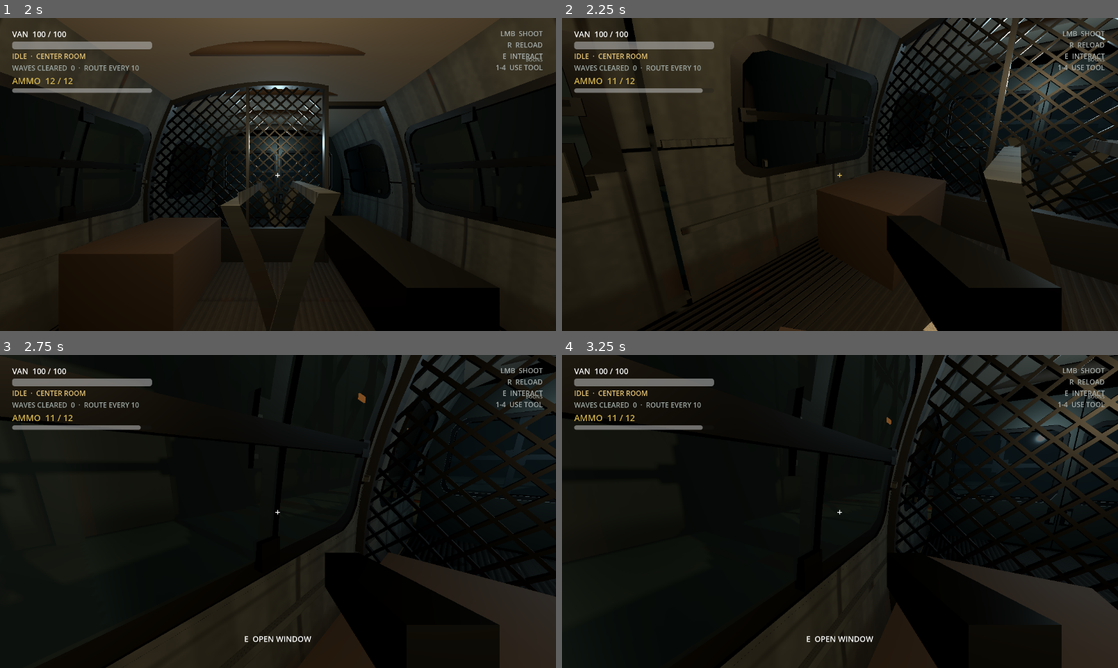
Above: before the commit, frames 1-4 (two rows, left to right).
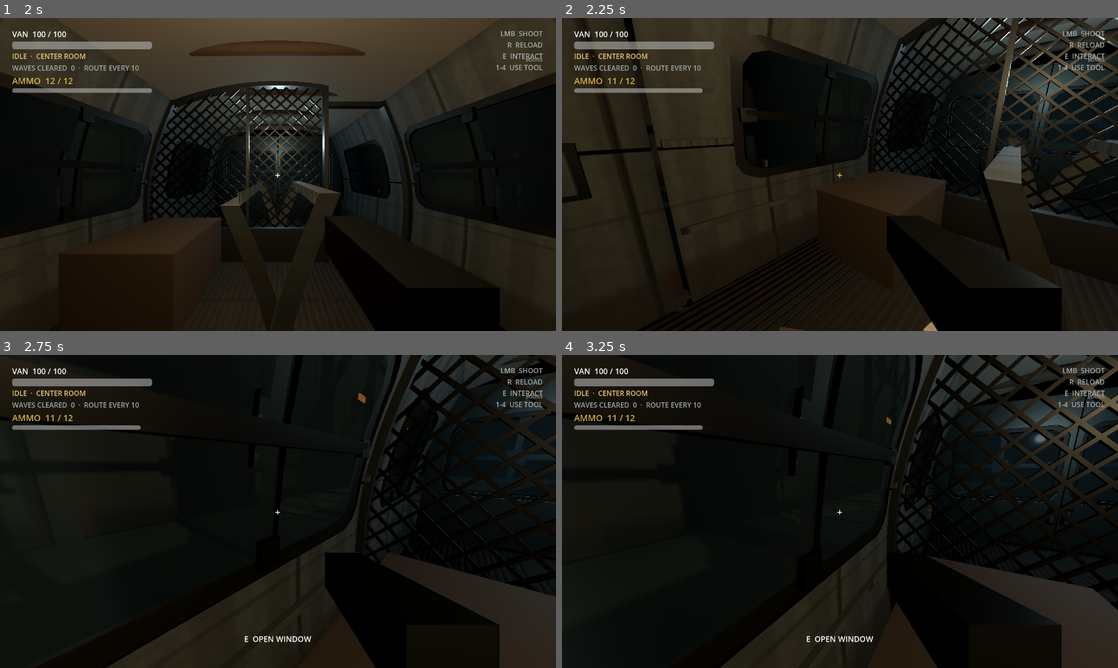
Above: after the commit, the same moments.

Repository: SebastianFreitas/van-gunner
Game: Godot game, scene res://scenes/boot/boot.tscn
Same seed, same stepped clock (60 frames per second), same inputs: the game is played once before the commit and once after it.
Inputs (mouse positions are in pixels of both pictures, inside the frame that each line leads up to):
- Up to frame 1 (2 s): tap Enter at 0.5 s; move the mouse to (400, 158) at 0.52 s; hold D (move_right) 0.53-1.25 s; hold E (interact) 0.53-1.25 s; click "SLOT 1 · NEW RUN" at 1.25 s
- Up to frame 2 (2.25 s): tap Space at 2 s; move the mouse to (812, 174) at 2.02 s; hold W (move_forward) from 2.03 s (still down); click (812, 174) at 2.1 s
- Up to frame 3 (2.75 s): keep holding W (move_forward)
- Up to frame 4 (3.25 s): keep holding W (move_forward); move the mouse to (851, 505) at 2.77 s; hold 1 (use_slot_1) from 2.78 s (still down)

Frame 1 is identical in both runs. In frame 2, 0.9% of the frame differs, in the area x 0-10%, y 5-56%; in frame 3, less than 0.1%; in frame 4, less than 0.1%.

Commit message:
Remove side-door windows and their agile breach targets.
Solid sliding door panels replace window cutouts; side-door window breach points are dropped so agile enemies only target rear panes and cargo side windows.

Co-authored-by: Cursor <cursoragent@cursor.com>

Diff:
--- a/scenes/van/van.tscn
+++ b/scenes/van/van.tscn
@@ -138,9 +138,6 @@
 [sub_resource type="BoxShape3D" id="SideWindowInteractShape"]
 size = Vector3(0.2, 1.36, 2.4)
 
-[sub_resource type="BoxShape3D" id="SideDoorGlassShape"]
-size = Vector3(0.22, 0.94, 1.9)
-
 [sub_resource type="BoxShape3D" id="SideDoorShape"]
 size = Vector3(0.18, 3.05, 2.53)
 
@@ -664,12 +661,6 @@
 operation = 2
 size = Vector3(0.05, 2.55, 2.2)
 
-[node name="WindowCut" type="CSGPolygon3D" parent="TravelPath/VanFollow/VanRig/Interior/Shell/SideDoors/Left/Panel" unique_id=1239395783]
-transform = Transform3D(0, 0, 1, 0, 1, 0, -1, 0, 0, 0.12, 0.25, 0)
-operation = 2
-polygon = PackedVector2Array(-0.85, -0.55, -0.97, -0.49, -1.05, -0.38, -1.05, 0.38, -0.97, 0.49, -0.85, 0.55, 0.85, 0.55, 0.97, 0.49, 1.05, 0.38, 1.05, -0.38, 0.97, -0.49, 0.85, -0.55)
-depth = 0.32
-
 [node name="BeltLine" type="CSGBox3D" parent="TravelPath/VanFollow/VanRig/Interior/Shell/SideDoors/Left/Panel" unique_id=2138034271]
 transform = Transform3D(1, 0, 0, 0, 1, 0, 0, 0, 1, 0.09, -0.05, 0)
 operation = 2
@@ -679,45 +670,6 @@
 transform = Transform3D(1, 0, 0, 0, 1, 0, 0, 0, 1, 0.09, -0.85, 0)
 operation = 2
 size = Vector3(0.04, 0.04, 2.2)
-
-[node name="WindowFrame" type="CSGCombiner3D" parent="TravelPath/VanFollow/VanRig/Interior/Shell/SideDoors/Left" unique_id=896779989]
-transform = Transform3D(0, 0, 1, 0, 1, 0, -1, 0, 0, 0.02, 0.25, 0)
-
-[node name="Outer" type="CSGPolygon3D" parent="TravelPath/VanFollow/VanRig/Interior/Shell/SideDoors/Left/WindowFrame" unique_id=127773518]
-polygon = PackedVector2Array(-0.9, -0.6, -1.03, -0.535, -1.12, -0.42, -1.12, 0.42, -1.03, 0.535, -0.9, 0.6, 0.9, 0.6, 1.03, 0.535, 1.12, 0.42, 1.12, -0.42, 1.03, -0.535, 0.9, -0.6)
-depth = 0.06
-material = SubResource("RearWindowFrameMaterial")
-
-[node name="InnerCut" type="CSGPolygon3D" parent="TravelPath/VanFollow/VanRig/Interior/Shell/SideDoors/Left/WindowFrame" unique_id=2024020408]
-transform = Transform3D(1, 0, 0, 0, 1, 0, 0, 0, 1, 0, 0, 0.01)
-operation = 2
-polygon = PackedVector2Array(-0.76, -0.48, -0.88, -0.43, -0.96, -0.33, -0.96, 0.33, -0.88, 0.43, -0.76, 0.48, 0.76, 0.48, 0.88, 0.43, 0.96, 0.33, 0.96, -0.33, 0.88, -0.43, 0.76, -0.48)
-depth = 0.1
-
-[node name="WindowGlass" type="CSGPolygon3D" parent="TravelPath/VanFollow/VanRig/Interior/Shell/SideDoors/Left" unique_id=408565394]
-transform = Transform3D(0, 0, 1, 0, 1, 0, -1, 0, 0, 0.06, 0.25, 0)
-polygon = PackedVector2Array(-0.76, -0.48, -0.88, -0.43, -0.96, -0.33, -0.96, 0.33, -0.88, 0.43, -0.76, 0.48, 0.76, 0.48, 0.88, 0.43, 0.96, 0.33, 0.96, -0.33, 0.88, -0.43, 0.76, -0.48)
-depth = 0.04
-material = SubResource("RearWindowGlassMaterial")
-
-[node name="IronCross" parent="TravelPath/VanFollow/VanRig/Interior/Shell/SideDoors/Left" unique_id=1696643151 instance=ExtResource("22")]
-transform = Transform3D(0, 0, -1, 0, 1, 0, 1, 0, 0, 0.035, 0.25, 0)
-span_width = 1.9
-span_height = 0.94
-bar_width = 0.075
-plate_size = 0.22
-rivet_size = 0.038
-end_pad_size = 0.13
-
-[node name="BreakableGlass" type="Area3D" parent="TravelPath/VanFollow/VanRig/Interior/Shell/SideDoors/Left" unique_id=1847293015]
-transform = Transform3D(1, 0, 0, 0, 1, 0, 0, 0, 1, 0.06, 0.25, 0)
-collision_layer = 4
-collision_mask = 0
-monitoring = false
-script = ExtResource("18")
-
-[node name="Collision" type="CollisionShape3D" parent="TravelPath/VanFollow/VanRig/Interior/Shell/SideDoors/Left/BreakableGlass" unique_id=1847293016]
-shape = SubResource("SideDoorGlassShape")
 
 [node name="Handle" type="CSGCombiner3D" parent="TravelPath/VanFollow/VanRig/Interior/Shell/SideDoors/Left" unique_id=1199291887]
 transform = Transform3D(1, 0, 0, 0, 1, 0, 0, 0, 1, 0.14, -0.15, 0.85)
@@ -763,12 +715,6 @@
 operation = 2
 size = Vector3(0.05, 2.55, 2.2)
 
-[node name="WindowCut" type="CSGPolygon3D" parent="TravelPath/VanFollow/VanRig/Interior/Shell/SideDoors/Right/Panel" unique_id=425401244]
-transform = Transform3D(0, 0, -1, 0, 1, 0, 1, 0, 0, -0.12, 0.25, 0)
-operation = 2
-polygon = PackedVector2Array(-0.85, -0.55, -0.97, -0.49, -1.05, -0.38, -1.05, 0.38, -0.97, 0.49, -0.85, 0.55, 0.85, 0.55, 0.97, 0.49, 1.05, 0.38, 1.05, -0.38, 0.97, -0.49, 0.85, -0.55)
-depth = 0.32
-
 [node name="BeltLine" type="CSGBox3D" parent="TravelPath/VanFollow/VanRig/Interior/Shell/SideDoors/Right/Panel" unique_id=1452546287]
 transform = Transform3D(1, 0, 0, 0, 1, 0, 0, 0, 1, -0.09, -0.05, 0)
 operation = 2
@@ -778,45 +724,6 @@
 transform = Transform3D(1, 0, 0, 0, 1, 0, 0, 0, 1, -0.09, -0.85, 0)
 operation = 2
 size = Vector3(0.04, 0.04, 2.2)
-
-[node name="WindowFrame" type="CSGCombiner3D" parent="TravelPath/VanFollow/VanRig/Interior/Shell/SideDoors/Right" unique_id=812845470]
-transform = Transform3D(0, 0, -1, 0, 1, 0, 1, 0, 0, -0.02, 0.25, 0)
-
-[node name="Outer" type="CSGPolygon3D" parent="TravelPath/VanFollow/VanRig/Interior/Shell/SideDoors/Right/WindowFrame" unique_id=1131451236]
-polygon = PackedVector2Array(-0.9, -0.6, -1.03, -0.535, -1.12, -0.42, -1.12, 0.42, -1.03, 0.535, -0.9, 0.6, 0.9, 0.6, 1.03, 0.535, 1.12, 0.42, 1.12, -0.42, 1.03, -0.535, 0.9, -0.6)
-depth = 0.06
-material = SubResource("RearWindowFrameMaterial")
-
-[node name="InnerCut" type="CSGPolygon3D" parent="TravelPath/VanFollow/VanRig/Interior/Shell/SideDoors/Right/WindowFrame" unique_id=240566074]
-transform = Transform3D(1, 0, 0, 0, 1, 0, 0, 0, 1, 0, 0, 0.01)
-operation = 2
-polygon = PackedVector2Array(-0.76, -0.48, -0.88, -0.43, -0.96, -0.33, -0.96, 0.33, -0.88, 0.43, -0.76, 0.48, 0.76, 0.48, 0.88, 0.43, 0.96, 0.33, 0.96, -0.33, 0.88, -0.43, 0.76, -0.48)
-depth = 0.1
-
-[node name="WindowGlass" type="CSGPolygon3D" parent="TravelPath/VanFollow/VanRig/Interior/Shell/SideDoors/Right" unique_id=998923734]
-transform = Transform3D(0, 0, -1, 0, 1, 0, 1, 0, 0, -0.06, 0.25, 0)
-polygon = PackedVector2Array(-0.76, -0.48, -0.88, -0.43, -0.96, -0.33, -0.96, 0.33, -0.88, 0.43, -0.76, 0.48, 0.76, 0.48, 0.88, 0.43, 0.96, 0.33, 0.96, -0.33, 0.88, -0.43, 0.76, -0.48)
-depth = 0.04
-material = SubResource("RearWindowGlassMaterial")
-
-[node name="IronCross" parent="TravelPath/VanFollow/VanRig/Interior/Shell/SideDoors/Right" unique_id=1666081022 instance=ExtResource("22")]
-transform = Transform3D(0, 0, 1, 0, 1, 0, -1, 0, 0, -0.035, 0.25, 0)
-span_width = 1.9
-span_height = 0.94
-bar_width = 0.075
-plate_size = 0.22
-rivet_size = 0.038
-end_pad_size = 0.13
-
-[node name="BreakableGlass" type="Area3D" parent="TravelPath/VanFollow/VanRig/Interior/Shell/SideDoors/Right" unique_id=1847293017]
-transform = Transform3D(1, 0, 0, 0, 1, 0, 0, 0, 1, -0.06, 0.25, 0)
-collision_layer = 4
-collision_mask = 0
-monitoring = false
-script = ExtResource("18")
-
-[node name="Collision" type="CollisionShape3D" parent="TravelPath/VanFollow/VanRig/Interior/Shell/SideDoors/Right/BreakableGlass" unique_id=1847293018]
-shape = SubResource("SideDoorGlassShape")
 
 [node name="Handle" type="CSGCombiner3D" parent="TravelPath/VanFollow/VanRig/Interior/Shell/SideDoors/Right" unique_id=2107383434]
 transform = Transform3D(1, 0, 0, 0, 1, 0, 0, 0, 1, -0.14, -0.15, 0.85)
@@ -1263,34 +1170,6 @@
 
 [node name="Entry" type="Marker3D" parent="TravelPath/VanFollow/VanRig/EnemyContainer/BreachController/SideDoorRight" unique_id=2100462806]
 transform = Transform3D(0, 0, 1, 0, 1, 0, -1, 0, 0, 1.7, 1.62, -3.485)
-
-[node name="SideDoorLeftWindow" type="Node3D" parent="TravelPath/VanFollow/VanRig/EnemyContainer/BreachController" unique_id=2100462807]
-script = ExtResource("17")
-point_id = &"side_door_left_window"
-kind = 3
-priority = 3
-door_side = &"left"
-bars_path = NodePath("../../../Interior/Shell/SideDoors/Left/IronCross")
-
-[node name="Outside" type="Marker3D" parent="TravelPath/VanFollow/VanRig/EnemyContainer/BreachController/SideDoorLeftWindow" unique_id=2100462808]
-transform = Transform3D(0, 0, -1, 0, 1, 0, 1, 0, 0, -3.16, 1.85, -3.485)
-
-[node name="Entry" type="Marker3D" parent="TravelPath/VanFollow/VanRig/EnemyContainer/BreachController/SideDoorLeftWindow" unique_id=2100462809]
-transform = Transform3D(0, 0, -1, 0, 1, 0, 1, 0, 0, -1.7, 1.85, -3.485)
-
-[node name="SideDoorRightWindow" type="Node3D" parent="TravelPath/VanFollow/VanRig/EnemyContainer/BreachController" unique_id=2100462810]
-script = ExtResource("17")
-point_id = &"side_door_right_window"
-kind = 3
-priority = 3
-door_side = &"right"
-bars_path = NodePath("../../../Interior/Shell/SideDoors/Right/IronCross")
-
-[node name="Outside" type="Marker3D" parent="TravelPath/VanFollow/VanRig/EnemyContainer/BreachController/SideDoorRightWindow" unique_id=2100462811]
-transform = Transform3D(0, 0, 1, 0, 1, 0, -1, 0, 0, 3.16, 1.85, -3.485)
-
-[node name="Entry" type="Marker3D" parent="TravelPath/VanFollow/VanRig/EnemyContainer/BreachController/SideDoorRightWindow" unique_id=2100462812]
-transform = Transform3D(0, 0, 1, 0, 1, 0, -1, 0, 0, 1.7, 1.85, -3.485)
 
 [node name="Player" parent="TravelPath/VanFollow/VanRig" unique_id=88569583 instance=ExtResource("2")]
 transform = Transform3D(-1, 0, 2.5351817e-06, 0, 1, 0, -2.5351817e-06, 0, -1, 0, 0.05, -2.7)
--- a/scripts/run/breach_controller.gd
+++ b/scripts/run/breach_controller.gd
@@ -37,7 +37,7 @@
 
 
 ## Door mobs: rear doors, then side cargo doors.
-## Agile mobs: windows only — rear door panes, side windows, then side-door windows.
+## Agile mobs: windows only — rear door panes and side cargo windows.
 ## Never cross pools (door mobs never get windows; agile never open door leaves).
 func assign_breach_point(raider: Node) -> BreachPoint:
 	var points := _all_points()
--- a/scripts/run/side_doors.gd
+++ b/scripts/run/side_doors.gd
@@ -9,7 +9,6 @@
 signal closed
 signal door_changed(side: StringName, is_open: bool)
 signal passage_changed(side: StringName, is_passable: bool)
-signal glass_shattered(side: StringName)
 
 const SIDE_LEFT := &"left"
 const SIDE_RIGHT := &"right"
@@ -31,34 +30,9 @@
 const DOOR_HALF_Z := 1.265
 const DOOR_THICKNESS := 0.14
 const OUTER_SKIN := 0.035
-const FRAME_THICKNESS := 0.05
-## Window center on the leaf (matches CSG WindowCut / rear-style pane).
-const DOOR_WIN_CENTER_Y := 1.775
-
-## Exact CSG outlines from van.tscn (Vector2 = local Z, local Y from window center).
-var DOOR_CUT_POLY: PackedVector2Array = PackedVector2Array([
-	Vector2(-0.85, -0.55), Vector2(-0.97, -0.49), Vector2(-1.05, -0.38),
-	Vector2(-1.05, 0.38), Vector2(-0.97, 0.49), Vector2(-0.85, 0.55),
-	Vector2(0.85, 0.55), Vector2(0.97, 0.49), Vector2(1.05, 0.38),
-	Vector2(1.05, -0.38), Vector2(0.97, -0.49), Vector2(0.85, -0.55),
-])
-var DOOR_FRAME_OUTER_POLY: PackedVector2Array = PackedVector2Array([
-	Vector2(-0.9, -0.6), Vector2(-1.03, -0.535), Vector2(-1.12, -0.42),
-	Vector2(-1.12, 0.42), Vector2(-1.03, 0.535), Vector2(-0.9, 0.6),
-	Vector2(0.9, 0.6), Vector2(1.03, 0.535), Vector2(1.12, 0.42),
-	Vector2(1.12, -0.42), Vector2(1.03, -0.535), Vector2(0.9, -0.6),
-])
-var DOOR_GLASS_POLY: PackedVector2Array = PackedVector2Array([
-	Vector2(-0.76, -0.48), Vector2(-0.88, -0.43), Vector2(-0.96, -0.33),
-	Vector2(-0.96, 0.33), Vector2(-0.88, 0.43), Vector2(-0.76, 0.48),
-	Vector2(0.76, 0.48), Vector2(0.88, 0.43), Vector2(0.96, 0.33),
-	Vector2(0.96, -0.33), Vector2(0.88, -0.43), Vector2(0.76, -0.48),
-])
 
 @onready var _left: Node3D = $Left
 @onready var _right: Node3D = $Right
-@onready var _left_glass: Node = $Left/BreakableGlass
-@onready var _right_glass: Node = $Right/BreakableGlass
 @onready var _left_grip: Node3D = $Left/Handle/Grip
 @onready var _left_mount: Node3D = $Left/Handle/Mount
 @onready var _right_grip: Node3D = $Right/Handle/Grip
@@ -89,10 +63,6 @@
 	_left_mount_closed = _left_mount.position
 	_right_grip_closed = _right_grip.position
 	_right_mount_closed = _right_mount.position
-	if _left_glass and _left_glass.has_signal("shattered"):
-		_left_glass.shattered.connect(func() -> void: glass_shattered.emit(SIDE_LEFT))
-	if _right_glass and _right_glass.has_signal("shattered"):
-		_right_glass.shattered.connect(func() -> void: glass_shattered.emit(SIDE_RIGHT))
 
 
 func _fit_to_side_walls() -> void:
@@ -117,18 +87,11 @@
 
 	var body_mat := _steal_material(leaf, "Panel/Body")
 	var trim_mat := _steal_material(leaf, "Panel/OuterSkin")
-	var frame_mat := _steal_material(leaf, "WindowFrame/Outer")
-	var glass_mat := _steal_material(leaf, "WindowGlass")
 
 	_hide_node(leaf, "Panel")
-	_hide_node(leaf, "WindowFrame")
-	_free_node(leaf, "WindowGlass")
 	_free_node(leaf, "CurvedBody")
 	_free_node(leaf, "CurvedOuter")
-	_free_node(leaf, "CurvedFrame")
-	_free_node(leaf, "CurvedGlass")
-
-	# Door leaf = wall-material panel with rounded WindowCut (same idea as rear doors).
+
 	var body := MeshInstance3D.new()
 	body.name = "CurvedBody"
 	body.mesh = walls.build_curved_shell_mesh(
@@ -136,8 +99,7 @@
 		0.0, 28, 16,
 		INF, -INF, INF, -INF,
 		PackedVector2Array(),
-		DOOR_CUT_POLY,
-		DOOR_WIN_CENTER_Y
+		PackedVector2Array()
 	)
 	body.material_override = body_mat
 	body.cast_shadow = GeometryInstance3D.SHADOW_CASTING_SETTING_ON
@@ -151,42 +113,13 @@
 		wall_sign * DOOR_THICKNESS, 24, 14,
 		INF, -INF, INF, -INF,
 		PackedVector2Array(),
-		DOOR_CUT_POLY,
-		DOOR_WIN_CENTER_Y
+		PackedVector2Array()
 	)
 	outer.material_override = trim_mat
 	outer.cast_shadow = GeometryInstance3D.SHADOW_CASTING_SETTING_OFF
 	leaf.add_child(outer)
 
-	var frame := MeshInstance3D.new()
-	frame.name = "CurvedFrame"
-	frame.mesh = walls.build_curved_frame_ring_mesh(
-		wall_sign, DOOR_FRAME_OUTER_POLY, DOOR_GLASS_POLY,
-		x_ref, mid_y, z_ref, DOOR_WIN_CENTER_Y, FRAME_THICKNESS, wall_sign * 0.02, 10
-	)
-	frame.material_override = frame_mat
-	frame.cast_shadow = GeometryInstance3D.SHADOW_CASTING_SETTING_ON
-	leaf.add_child(frame)
-
-	var glass := MeshInstance3D.new()
-	glass.name = "WindowGlass"
-	glass.mesh = walls.build_curved_pane_from_poly(
-		wall_sign, DOOR_GLASS_POLY, x_ref, mid_y, z_ref, DOOR_WIN_CENTER_Y, wall_sign * 0.055, 8
-	)
-	glass.material_override = glass_mat
-	glass.cast_shadow = GeometryInstance3D.SHADOW_CASTING_SETTING_OFF
-	leaf.add_child(glass)
-
-	var breakable := leaf.get_node_or_null("BreakableGlass")
-	if breakable and breakable.has_method("bind_glass_visual"):
-		breakable.bind_glass_visual(glass)
-
 	_place_on_curve(leaf.get_node_or_null("Handle") as Node3D, walls, wall_sign, x_ref, mid_y, 1.375, 0.85, 0.12)
-	var iron_cross := leaf.get_node_or_null("IronCross") as IronCross
-	_place_on_curve(iron_cross, walls, wall_sign, x_ref, mid_y, DOOR_WIN_CENTER_Y, 0.0, 0.03)
-	if iron_cross:
-		iron_cross.follow_side_wall_curve(walls, DOOR_WIN_CENTER_Y)
-	_place_on_curve(breakable as Node3D, walls, wall_sign, x_ref, mid_y, DOOR_WIN_CENTER_Y, 0.0, 0.055)
 
 
 func _place_on_curve(
@@ -263,15 +196,6 @@
 		_set_passable(side, true)
 
 
-func is_glass_intact(side: StringName) -> bool:
-	var glass := _left_glass if side == SIDE_LEFT else _right_glass
-	if glass == null:
-		return false
-	if glass.has_method("is_intact"):
-		return glass.is_intact()
-	return false
-
-
 ## Standpoint just outside a closed leaf for scripted mobs (world space).
 func get_outside_hold_position(side: StringName = SIDE_LEFT) -> Vector3:
 	var closed_pos := _left_closed_pos if side == SIDE_LEFT else _right_closed_pos
